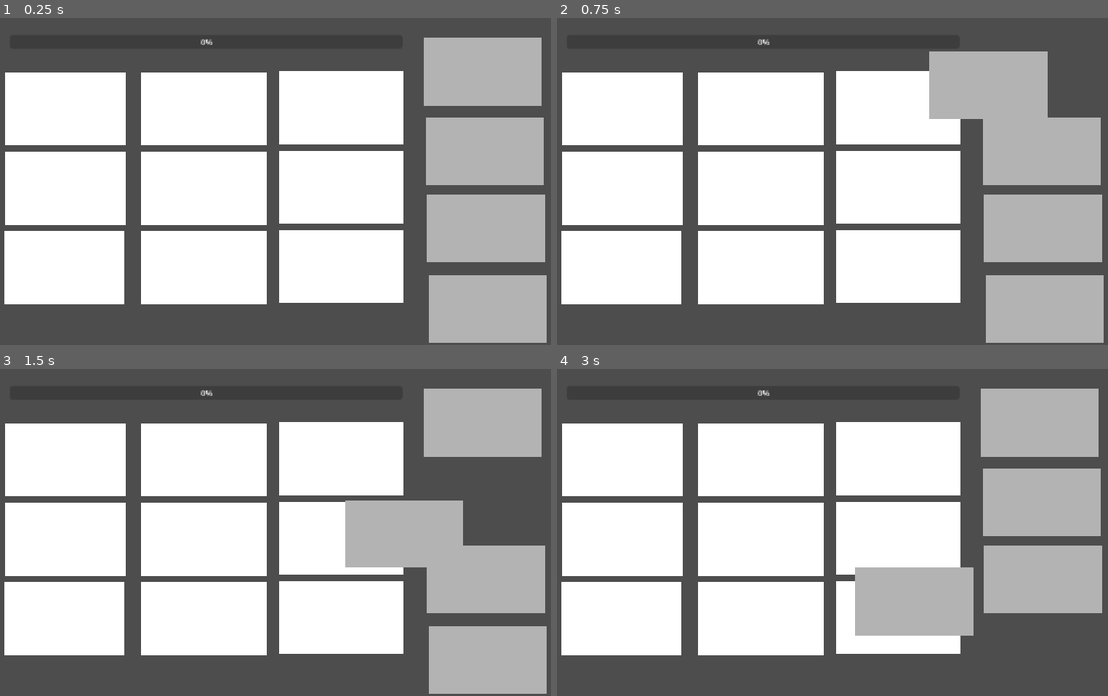
Above: before the commit, frames 1-4 (two rows, left to right).
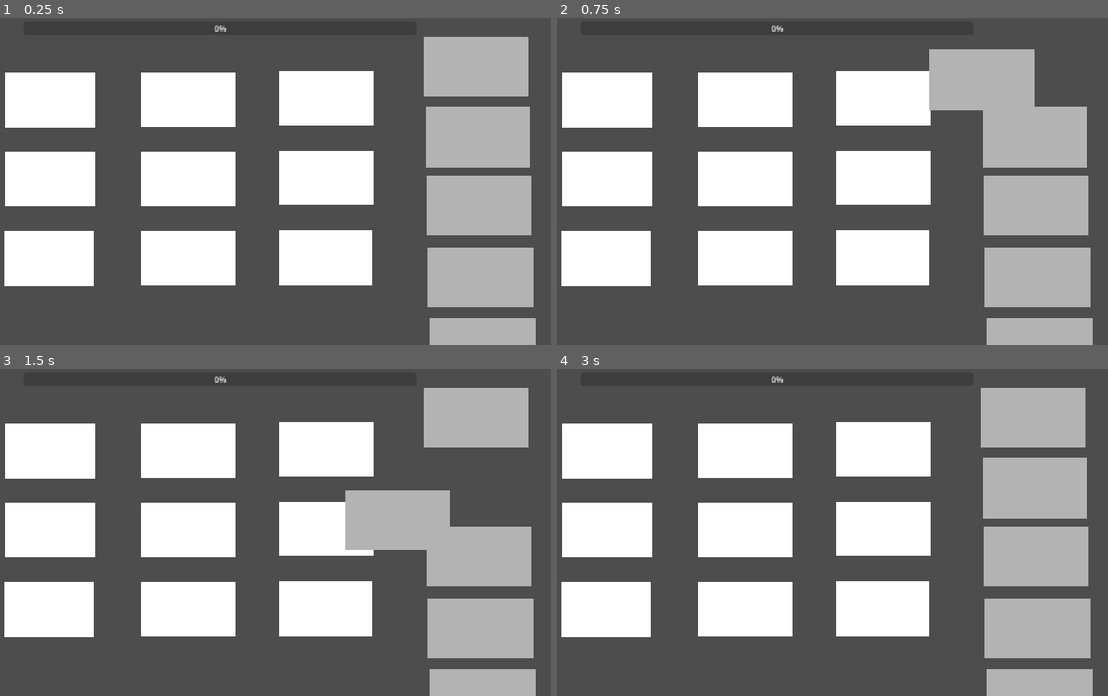
Above: after the commit, the same moments.

Repository: KOZU19/HARRUS
Game: Godot game, scene res://scenes/storyboard.tscn
Same seed, same stepped clock (60 frames per second), same inputs: the game is played once before the commit and once after it. The project has no main scene, so this scene is started directly.
Inputs (mouse positions are in pixels of both pictures, inside the frame that each line leads up to):
- Up to frame 1 (0.25 s): no input
- Up to frame 2 (0.75 s): tap Enter at 0.5 s; drag from (1041, 73) to (887, 109) at 0.52 s
- Up to frame 3 (1.5 s): drag from (484, 503) to (242, 597) at 1.27 s
- Up to frame 4 (3 s): move the mouse to (1041, 578) at 2.02 s; hold D (right) 2.03-2.75 s; tap P (phone) at 2.1 s; click (1041, 578) at 2.17 s; tap Space (jump) at 2.75 s; drag from (1041, 660) to (656, 483) at 2.77 s

The runs differ from the first frame. In frame 1, 26% of the frame differs, in the area x 0-100%, y 2-100%; in frame 2, 25%; in frame 3, 25%; in frame 4, 32%, in the area x 0-99%, y 2-100%.

Commit message:
added tap tap mini game

Diff:
--- a/project.godot
+++ b/project.godot
@@ -12,7 +12,7 @@
 
 config/name="HARRUS-new"
 config/features=PackedStringArray("4.7", "Forward Plus")
-config/icon="res://icon.svg"
+config/icon="res://sprites/godoticons/icon.svg"
 
 [autoload]
 
--- a/scenes/UI.tscn
+++ b/scenes/UI.tscn
@@ -1,7 +1,7 @@
 [gd_scene format=3 uid="uid://bevyqinugkp8y"]
 
 [ext_resource type="Script" uid="uid://djkaouuvpvwwk" path="res://scripts/ui.gd" id="1_ro3t7"]
-[ext_resource type="Texture2D" uid="uid://cqmx707u8r2xb" path="res://icon.svg" id="2_ro3t7"]
+[ext_resource type="Texture2D" uid="uid://cqmx707u8r2xb" path="res://sprites/godoticons/icon.svg" id="2_ro3t7"]
 [ext_resource type="Script" uid="uid://colik4f6tx6pb" path="res://scenes/gameflow.gd" id="3_5en4g"]
 
 [node name="Node" type="Control" unique_id=160053980]
--- a/scenes/chat.tscn
+++ b/scenes/chat.tscn
@@ -1,6 +1,6 @@
 [gd_scene format=3 uid="uid://dx5v1pjby3ldh"]
 
-[ext_resource type="Texture2D" uid="uid://cqmx707u8r2xb" path="res://icon.svg" id="1_dg5i7"]
+[ext_resource type="Texture2D" uid="uid://cqmx707u8r2xb" path="res://sprites/godoticons/icon.svg" id="1_dg5i7"]
 [ext_resource type="Script" uid="uid://qjhje2w61yml" path="res://scenes/chat.gd" id="1_paia3"]
 [ext_resource type="PackedScene" uid="uid://bw3uyqt0ogi76" path="res://scenes/message_bubble.tscn" id="2_sbgww"]
 
--- /dev/null
+++ b/scenes/draw.gd
@@ -0,0 +1,38 @@
+extends Control
+@onready var pose: Sprite2D = $Canvas/pose
+@onready var progress_bar: ProgressBar = $ProgressBar
+
+var current_pose:= 1
+var poses = [
+	preload("res://sprites/godoticons/pose1.png"),
+	preload("res://sprites/godoticons/pose2.png"),
+	preload("res://sprites/godoticons/pose3.png"),
+	preload("res://sprites/godoticons/pose4.png"),
+	preload("res://sprites/godoticons/pose5.png")
+]
+var completed := 0
+var total := 5
+func _input(event):
+	if event is InputEventMouseButton and event.pressed:
+		if event.button_index == MOUSE_BUTTON_LEFT:
+			current_pose += 1
+			if current_pose > poses.size():
+				current_pose = poses.size()
+			$Canvas/pose.texture = poses[current_pose - 1]
+			completed += 1
+# Called when the node enters the scene tree for the first time.
+func _ready() -> void:
+	$Canvas/pose.texture =preload("res://sprites/godoticons/pose1.png")
+
+
+
+
+# Called every frame. 'delta' is the elapsed time since the previous frame.
+func _process(delta: float) -> void:
+
+	var percentage = float(completed) / float(total) * 100
+	$ProgressBar.value = percentage
+
+
+func _on_button_pressed() -> void:
+	get_tree().change_scene_to_file("res://scenes/drawapp_home.tscn")
--- /dev/null
+++ b/scenes/draw.tscn
@@ -0,0 +1,54 @@
+[gd_scene format=3 uid="uid://dnv4fp448jmhs"]
+
+[ext_resource type="Script" uid="uid://dbvo6pqsgsyus" path="res://scenes/draw.gd" id="1_1feld"]
+[ext_resource type="Texture2D" uid="uid://cqmx707u8r2xb" path="res://sprites/godoticons/icon.svg" id="2_1feld"]
+
+[node name="Control" type="Control" unique_id=1845705815]
+layout_mode = 3
+anchors_preset = 15
+anchor_right = 1.0
+anchor_bottom = 1.0
+grow_horizontal = 2
+grow_vertical = 2
+script = ExtResource("1_1feld")
+
+[node name="Background" type="ColorRect" parent="." unique_id=159722237]
+layout_mode = 1
+anchors_preset = 15
+anchor_right = 1.0
+anchor_bottom = 1.0
+offset_left = 4.0
+offset_top = 6.0
+offset_right = 4.0
+offset_bottom = 6.0
+grow_horizontal = 2
+grow_vertical = 2
+color = Color(0.5176396, 0.40466967, 0.24124023, 1)
+
+[node name="Canvas" type="ColorRect" parent="." unique_id=844984215]
+layout_mode = 0
+offset_left = 95.0
+offset_top = 71.0
+offset_right = 1019.0
+offset_bottom = 610.0
+color = Color(0.8773191, 0.7542447, 0.5876642, 1)
+
+[node name="pose" type="Sprite2D" parent="Canvas" unique_id=1782920048]
+position = Vector2(405, 179)
+
+[node name="ProgressBar" type="ProgressBar" parent="." unique_id=1760195243]
+layout_mode = 0
+offset_left = 146.0
+offset_top = 27.0
+offset_right = 983.0
+offset_bottom = 54.0
+
+[node name="Button" type="TextureButton" parent="." unique_id=1188254000]
+layout_mode = 0
+offset_left = 48.0
+offset_top = 29.0
+offset_right = 147.0
+offset_bottom = 124.0
+texture_normal = ExtResource("2_1feld")
+
+[connection signal="pressed" from="Button" to="." method="_on_button_pressed"]
--- /dev/null
+++ b/scenes/drawapp_home.tscn
@@ -0,0 +1,69 @@
+[gd_scene format=3 uid="uid://bdemsfeogwava"]
+
+[ext_resource type="Texture2D" uid="uid://d0rjyxw6vussw" path="res://sprites/godoticons/icon2.svg" id="1_i42kw"]
+[ext_resource type="Script" uid="uid://c3g056v0jco76" path="res://scenes/openfile.gd" id="2_aentm"]
+[ext_resource type="PackedScene" uid="uid://dkxtggnr2p65g" path="res://scenes/HARRUS1.tscn" id="3_swyv7"]
+
+[node name="Control" type="Control" unique_id=953614116]
+layout_mode = 3
+anchors_preset = 15
+anchor_right = 1.0
+anchor_bottom = 1.0
+grow_horizontal = 2
+grow_vertical = 2
+
+[node name="ColorRect" type="ColorRect" parent="." unique_id=2087390304]
+layout_mode = 0
+offset_left = -1.0
+offset_top = -2.0
+offset_right = 1149.0
+offset_bottom = 646.0
+color = Color(0.21120569, 0.15621945, 0.15826306, 1)
+
+[node name="TextureRect" type="TextureButton" parent="." unique_id=2009511785]
+layout_mode = 0
+offset_left = 57.0
+offset_top = 46.0
+offset_right = 255.0
+offset_bottom = 265.0
+texture_normal = ExtResource("1_i42kw")
+script = ExtResource("2_aentm")
+file = ExtResource("3_swyv7")
+
+[node name="TextureRect2" type="TextureButton" parent="." unique_id=59771955]
+layout_mode = 0
+offset_left = 275.0
+offset_top = 52.0
+offset_right = 473.0
+offset_bottom = 271.0
+texture_normal = ExtResource("1_i42kw")
+
+[node name="TextureRect3" type="TextureButton" parent="." unique_id=1854029648]
+layout_mode = 0
+offset_left = 474.0
+offset_top = 61.0
+offset_right = 672.0
+offset_bottom = 280.0
+texture_normal = ExtResource("1_i42kw")
+
+[node name="TextureRect4" type="TextureButton" parent="." unique_id=282825644]
+layout_mode = 0
+offset_left = 664.0
+offset_top = 73.0
+offset_right = 862.0
+offset_bottom = 292.0
+texture_normal = ExtResource("1_i42kw")
+
+[node name="TextureRect5" type="TextureButton" parent="." unique_id=1517894098]
+layout_mode = 0
+offset_left = 849.0
+offset_top = 71.0
+offset_right = 1047.0
+offset_bottom = 290.0
+texture_normal = ExtResource("1_i42kw")
+
+[connection signal="pressed" from="TextureRect" to="TextureRect" method="_on_pressed"]
+[connection signal="pressed" from="TextureRect2" to="TextureRect" method="_on_texture_rect_2_pressed"]
+[connection signal="pressed" from="TextureRect3" to="TextureRect" method="_on_texture_rect_3_pressed"]
+[connection signal="pressed" from="TextureRect4" to="TextureRect" method="_on_texture_rect_4_pressed"]
+[connection signal="pressed" from="TextureRect5" to="TextureRect" method="_on_texture_rect_5_pressed"]
--- /dev/null
+++ b/scenes/openfile.gd
@@ -0,0 +1,32 @@
+extends TextureButton
+@export var file : PackedScene
+
+# Called when the node enters the scene tree for the first time.
+func _ready() -> void:
+	pass # Replace with function body.
+
+
+# Called every frame. 'delta' is the elapsed time since the previous frame.
+func _process(delta: float) -> void:
+	pass
+
+
+func _on_pressed() -> void:
+
+	get_tree().change_scene_to_file("res://scenes/draw.tscn")
+
+
+func _on_texture_rect_2_pressed() -> void:
+	get_tree().change_scene_to_file("res://scenes/draw.tscn")
+
+
+func _on_texture_rect_3_pressed() -> void:
+	get_tree().change_scene_to_file("res://scenes/draw.tscn")
+
+
+func _on_texture_rect_4_pressed() -> void:
+	get_tree().change_scene_to_file("res://scenes/draw.tscn")
+
+
+func _on_texture_rect_5_pressed() -> void:
+	pass # Replace with function body.
--- a/scenes/phone_ui.tscn
+++ b/scenes/phone_ui.tscn
@@ -1,8 +1,8 @@
 [gd_scene format=3 uid="uid://brbbutbdtntl4"]
 
 [ext_resource type="Script" uid="uid://djo3ejev0mwjb" path="res://scripts/phone_ui.gd" id="1_plqq2"]
-[ext_resource type="Texture2D" uid="uid://cqmx707u8r2xb" path="res://icon.svg" id="1_s8j8e"]
-[ext_resource type="PackedScene" uid="uid://cpux6ro035wms" path="res://scenes/doc.tscn" id="3_b1cpo"]
+[ext_resource type="Texture2D" uid="uid://cqmx707u8r2xb" path="res://sprites/godoticons/icon.svg" id="1_s8j8e"]
+[ext_resource type="PackedScene" uid="uid://dfms7yw7bd4kj" path="res://scenes/doc.tscn" id="3_b1cpo"]
 [ext_resource type="PackedScene" uid="uid://dx5v1pjby3ldh" path="res://scenes/chat.tscn" id="4_ulwjg"]
 [ext_resource type="PackedScene" uid="uid://s6d2p3cb7hk0" path="res://scenes/drawapp.tscn" id="5_mbpcl"]
 
--- a/scenes/player.tscn
+++ b/scenes/player.tscn
@@ -1,7 +1,7 @@
 [gd_scene format=3 uid="uid://dg7ipexai07xm"]
 
 [ext_resource type="Script" uid="uid://p86axpccjo8b" path="res://scripts/player.gd" id="1_4flbx"]
-[ext_resource type="Texture2D" uid="uid://cqmx707u8r2xb" path="res://icon.svg" id="2_onrkg"]
+[ext_resource type="Texture2D" uid="uid://cqmx707u8r2xb" path="res://sprites/godoticons/icon.svg" id="2_onrkg"]
 [ext_resource type="PackedScene" uid="uid://dkxtggnr2p65g" path="res://scenes/HARRUS1.tscn" id="3_dqkch"]
 [ext_resource type="PackedScene" uid="uid://dx5v1pjby3ldh" path="res://scenes/chat.tscn" id="4_dqkch"]
 
--- a/scenes/player2.tscn
+++ b/scenes/player2.tscn
@@ -1,6 +1,6 @@
 [gd_scene format=3 uid="uid://da226rpy3cbc6"]
 
-[ext_resource type="Texture2D" uid="uid://cqmx707u8r2xb" path="res://icon.svg" id="1_i25i0"]
+[ext_resource type="Texture2D" uid="uid://cqmx707u8r2xb" path="res://sprites/godoticons/icon.svg" id="1_i25i0"]
 
 [sub_resource type="BoxShape3D" id="BoxShape3D_iyjhp"]
 size = Vector3(1.2655029, 1.2137451, 1)
--- a/scenes/storyboard.gd
+++ b/scenes/storyboard.gd
@@ -9,6 +9,8 @@
 @onready var drop_zone_8: ColorRect = $DropZones/DropZone8
 @onready var drop_zone_9: ColorRect = $DropZones/DropZone9
 @onready var progress_bar: ProgressBar = $ProgressBar
+func _process(delta: float) -> void:
+	update_progress()
 func update_progress():
 	var completed := 0
 	var total := 5
@@ -30,5 +32,6 @@
 		completed += 1
 	if drop_zone_9.is_filled:
 		completed += 1
+	print(completed)
 	var percentage := float(completed) / float(total) * 100
 	progress_bar.value = percentage
--- a/scenes/storyboard.tscn
+++ b/scenes/storyboard.tscn
@@ -21,6 +21,7 @@
 offset_top = 107.0
 offset_right = 285.0
 offset_bottom = 253.0
+scale = Vector2(0.75, 0.75)
 script = ExtResource("1_gxivt")
 
 [node name="DropZone2" type="ColorRect" parent="DropZones" unique_id=532959718]
@@ -29,6 +30,7 @@
 offset_top = 107.0
 offset_right = 566.0
 offset_bottom = 252.0
+scale = Vector2(0.75, 0.75)
 script = ExtResource("1_gxivt")
 
 [node name="DropZone3" type="ColorRect" parent="DropZones" unique_id=1930973343]
@@ -37,6 +39,7 @@
 offset_top = 106.0
 offset_right = 838.0
 offset_bottom = 250.0
+scale = Vector2(0.75, 0.75)
 script = ExtResource("1_gxivt")
 
 [node name="DropZone4" type="ColorRect" parent="DropZones" unique_id=1946355622]
@@ -45,6 +48,7 @@
 offset_top = 264.0
 offset_right = 285.0
 offset_bottom = 410.0
+scale = Vector2(0.75, 0.75)
 script = ExtResource("1_gxivt")
 
 [node name="DropZone5" type="ColorRect" parent="DropZones" unique_id=1082199588]
@@ -53,6 +57,7 @@
 offset_top = 264.0
 offset_right = 566.0
 offset_bottom = 409.0
+scale = Vector2(0.75, 0.75)
 script = ExtResource("1_gxivt")
 
 [node name="DropZone6" type="ColorRect" parent="DropZones" unique_id=1653317348]
@@ -61,6 +66,7 @@
 offset_top = 263.0
 offset_right = 838.0
 offset_bottom = 407.0
+scale = Vector2(0.75, 0.75)
 script = ExtResource("1_gxivt")
 
 [node name="DropZone7" type="ColorRect" parent="DropZones" unique_id=330957879]
@@ -69,6 +75,7 @@
 offset_top = 422.0
 offset_right = 284.0
 offset_bottom = 568.0
+scale = Vector2(0.75, 0.75)
 script = ExtResource("1_gxivt")
 
 [node name="DropZone8" type="ColorRect" parent="DropZones" unique_id=675191562]
@@ -77,6 +84,7 @@
 offset_top = 422.0
 offset_right = 565.0
 offset_bottom = 567.0
+scale = Vector2(0.75, 0.75)
 script = ExtResource("1_gxivt")
 
 [node name="DropZone9" type="ColorRect" parent="DropZones" unique_id=772420766]
@@ -85,14 +93,16 @@
 offset_top = 421.0
 offset_right = 837.0
 offset_bottom = 565.0
+scale = Vector2(0.75, 0.75)
 script = ExtResource("1_gxivt")
 
 [node name="DropZones2" type="Control" parent="." unique_id=1547173722]
 anchors_preset = 0
 offset_left = 876.0
 offset_top = 8.0
-offset_right = 1119.0
+offset_right = 1118.71
 offset_bottom = 649.0
+scale = Vector2(0.89, 0.89)
 
 [node name="panel1" type="ColorRect" parent="DropZones2" unique_id=319095375 node_paths=PackedStringArray("drop_target")]
 layout_mode = 0
@@ -143,7 +153,7 @@
 script = ExtResource("3_o8k1g")
 drop_target = NodePath("../../DropZones/DropZone5")
 
-[node name="panel6" type="ColorRect" parent="DropZones2" unique_id=1953093533 node_paths=PackedStringArray("drop_target")]
+[node name="panel6" type="ColorRect" parent="DropZones2" unique_id=1953093533]
 layout_mode = 0
 offset_left = 17.0
 offset_top = 812.0
@@ -151,9 +161,8 @@
 offset_bottom = 946.0
 color = Color(0.70131457, 0.70131457, 0.70131457, 1)
 script = ExtResource("2_o8k1g")
-drop_target = NodePath("../../DropZones/DropZone6")
 
-[node name="panel7" type="ColorRect" parent="DropZones2" unique_id=1389926145 node_paths=PackedStringArray("drop_target")]
+[node name="panel7" type="ColorRect" parent="DropZones2" unique_id=1389926145]
 layout_mode = 0
 offset_left = 21.0
 offset_top = 970.0
@@ -161,9 +170,8 @@
 offset_bottom = 1104.0
 color = Color(0.70131457, 0.70131457, 0.70131457, 1)
 script = ExtResource("2_o8k1g")
-drop_target = NodePath(".")
 
-[node name="panel8" type="ColorRect" parent="DropZones2" unique_id=933719514 node_paths=PackedStringArray("drop_target")]
+[node name="panel8" type="ColorRect" parent="DropZones2" unique_id=933719514]
 layout_mode = 0
 offset_left = 26.0
 offset_top = 1127.0
@@ -171,9 +179,8 @@
 offset_bottom = 1261.0
 color = Color(0.70131457, 0.70131457, 0.70131457, 1)
 script = ExtResource("2_o8k1g")
-drop_target = NodePath("../../DropZones/DropZone8")
 
-[node name="ColorRect9" type="ColorRect" parent="DropZones2" unique_id=527385145 node_paths=PackedStringArray("drop_target")]
+[node name="ColorRect9" type="ColorRect" parent="DropZones2" unique_id=527385145]
 layout_mode = 0
 offset_left = 28.0
 offset_top = 1280.0
@@ -181,11 +188,10 @@
 offset_bottom = 1414.0
 color = Color(0.70131457, 0.70131457, 0.70131457, 1)
 script = ExtResource("2_o8k1g")
-drop_target = NodePath("../../DropZones/DropZone9")
 
 [node name="ProgressBar" type="ProgressBar" parent="." unique_id=1929406241]
 layout_mode = 0
-offset_left = 57.0
-offset_top = 34.0
-offset_right = 835.0
-offset_bottom = 61.0
+offset_left = 84.0
+offset_top = 7.0
+offset_right = 862.0
+offset_bottom = 34.0
--- a/scenes/toko_pasar_base.tscn
+++ b/scenes/toko_pasar_base.tscn
@@ -1,6 +1,6 @@
 [gd_scene format=3 uid="uid://dvtx8asfbek1y"]
 
-[ext_resource type="Texture2D" uid="uid://cqmx707u8r2xb" path="res://icon.svg" id="1_cyuof"]
+[ext_resource type="Texture2D" uid="uid://cqmx707u8r2xb" path="res://sprites/godoticons/icon.svg" id="1_cyuof"]
 [ext_resource type="Script" uid="uid://mfeuahj2leck" path="res://scenes/beli_mini_game.gd" id="1_pmg3b"]
 [ext_resource type="PackedScene" uid="uid://bevyqinugkp8y" path="res://scenes/UI.tscn" id="3_3k2b0"]
 
Not shown, added: scenes/draw.gd.uid
Not shown, added: scenes/openfile.gd.uid
Renamed: icon.svg -> sprites/godoticons/icon.svg
Not shown, changed: sprites/godoticons/icon.svg.import
Renamed: icon2.svg -> sprites/godoticons/icon2.svg
Not shown, added: sprites/godoticons/icon2.svg.import
Binary file added: sprites/godoticons/pose1.png
Not shown, added: sprites/godoticons/pose1.png.import
Binary file added: sprites/godoticons/pose2.png
Not shown, added: sprites/godoticons/pose2.png.import
Binary file added: sprites/godoticons/pose3.png
Not shown, changed: sprites/godoticons/pose3.png.import
(and 4 more such lines)
